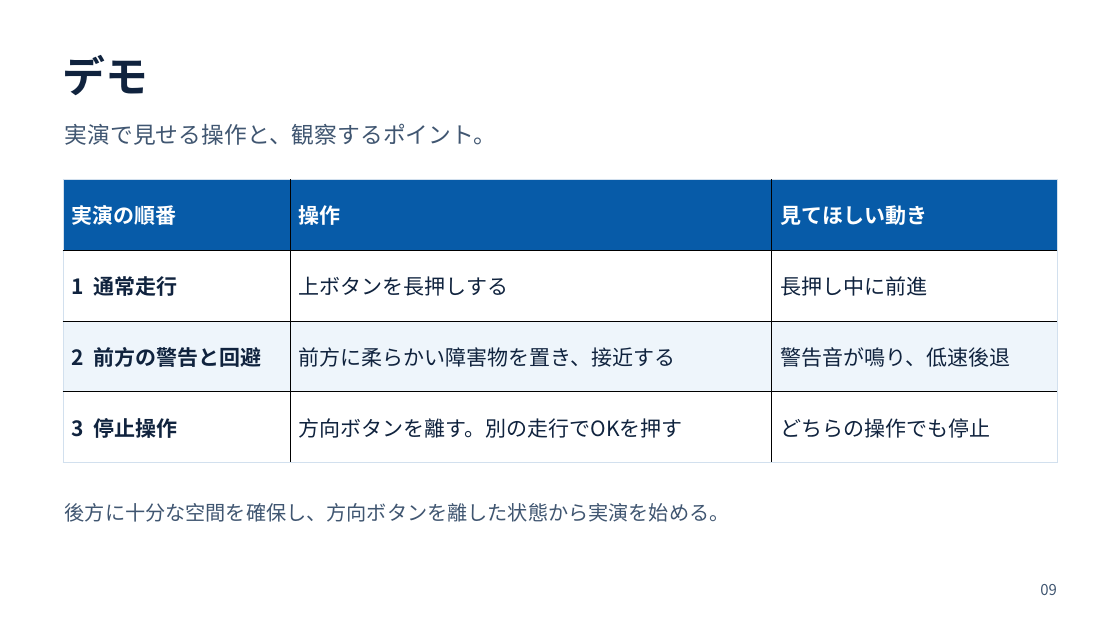
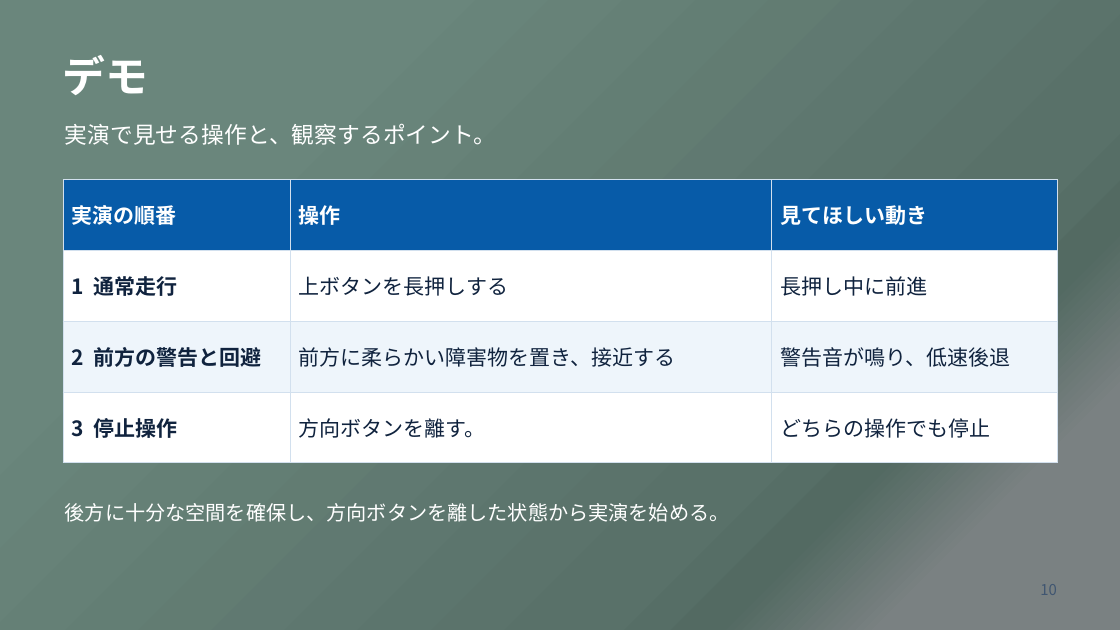
Before and after one commit to aaa1550/-, a slide deck: slide 10 of docs/files/OSOYOO_robot_car_presentation.pptx (slide 9 before the commit). Drawn at 1120x630 pixels with LibreOffice and Linux fonts; fonts in the diff are those of the drawing. Boxes give left, top, right and bottom in pixels: in the first picture for what was removed or moved away, otherwise in the second. Text is boxed around its words. In the diff, an @@ line names an element or a change of style, - is before the commit and + after.

Commit message:
Add theme, purpose and development challenge to latest presentation

```diff
--- a/docs/files/OSOYOO_robot_car_presentation.pptx
+++ b/docs/files/OSOYOO_robot_car_presentation.pptx
@@ background #FFFFFF to gradient #6A867C to #597169 to #536A62 to #7A8182 @@
@@ text "デモ" at bbox=[63, 55, 149, 95]: text colour #10233E to #FFFFFF @@
@@ text "実演で見せる操作と、観察するポイント。" at bbox=[65, 124, 497, 145]: text colour #405671 to #FFFFFF @@
@@ table at bbox=[63, 180, 1058, 464] @@
-row 4, column 2: 方向ボタンを離す。別の走行でOKを押す
+row 4, column 2: 方向ボタンを離す。
@@ borders changed @@
@@ text "後方に十分な空間を確保し、方向ボタンを離した状態から実演を始める。" at bbox=[65, 503, 730, 522]: text colour #405671 to #FFFFFF @@
@@ text at bbox=[1040, 584, 1057, 595]: text changed @@
-09
+10
```
Also in this commit, not shown: 7 other slides changed, 2 slides added, 1 slide removed, 4 other files.
